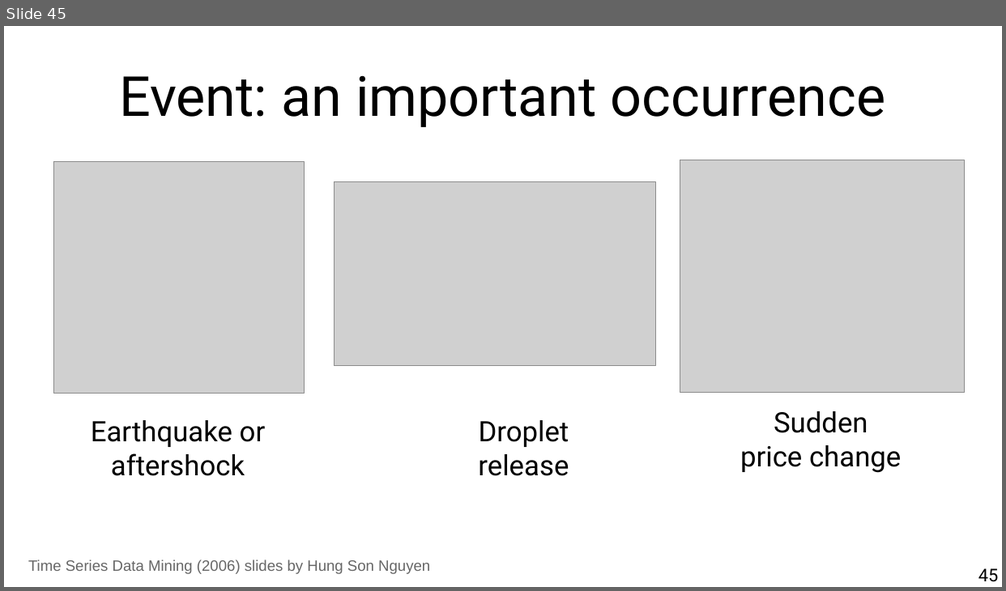
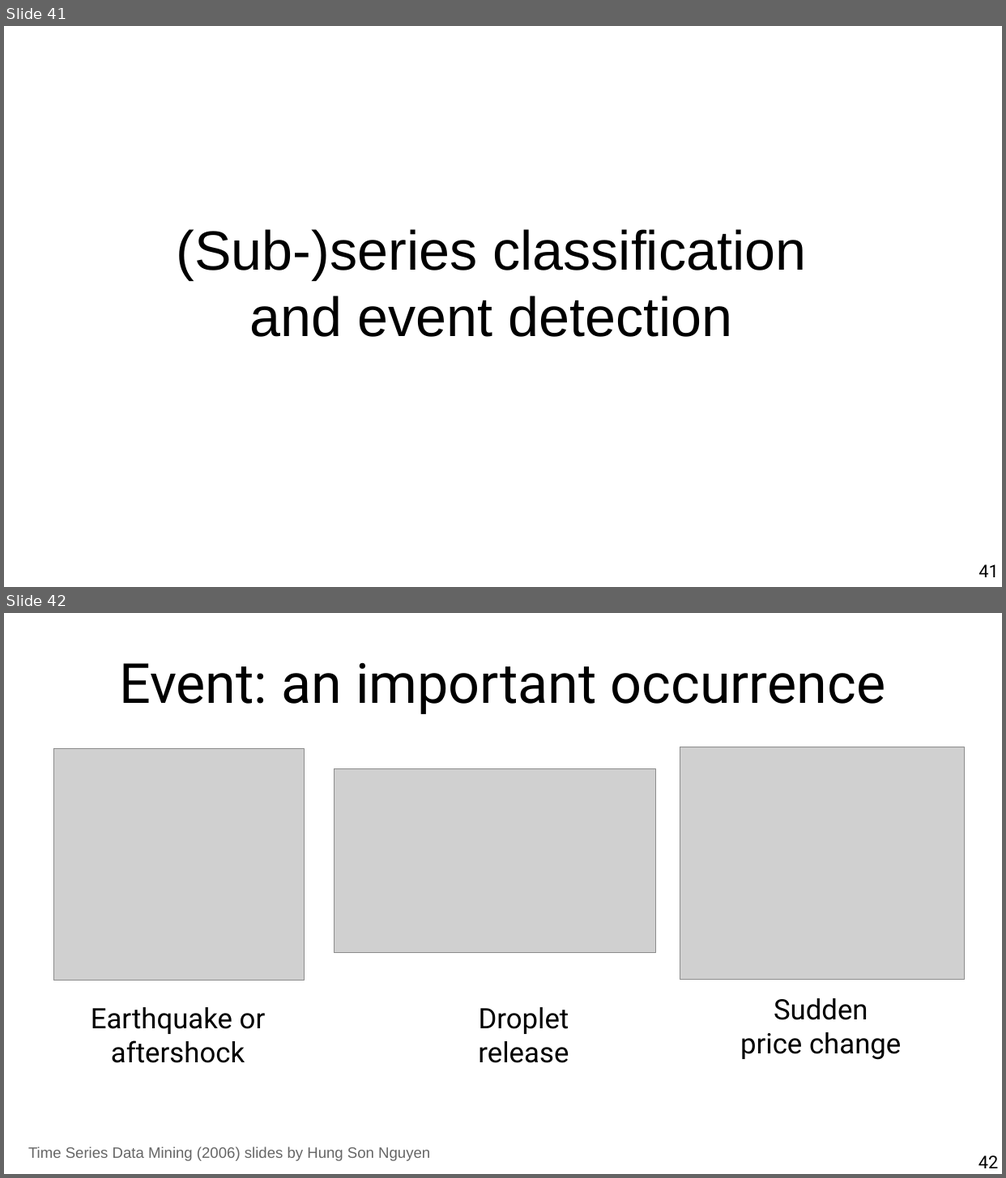
Before and after one commit to marco-calautti/data-mining-course, a slide deck: theory/tt11_time_series.odp. Shown one above the other, each under a label of ours: slide 45 before the commit, slides 41 and 42 after it. The pictures are 1006x591 and 1006x1178 pixels, drawn with LibreOffice and Linux fonts; fonts in the diff are those of the drawing; grey boxes stand for pictures. Boxes give left, top, right and bottom in pixels: in the first picture for what was removed or moved away, otherwise in the second. Text is boxed around its words. In the diff, an @@ line names an element or a change of style, - is before the commit and + after.

```diff
--- a/theory/tt11_time_series.odp
+++ b/theory/tt11_time_series.odp
@@ slide 41 added at bbox=[4, 26, 1002, 587], background #FFFFFF @@
@@ title added at bbox=[177, 229, 806, 337], 44 pt, text #000000 @@
+(Sub-)series classification
+and event detection
@@ page number added at bbox=[978, 565, 998, 578], 14 pt, text #000000 @@
+41
@@ what was slide 45 is now slide 42 @@
@@ page number at bbox=[978, 1156, 998, 1169]: text changed @@
-45
+42
```
Also in this commit, not shown: 7 slides changed, 1 other slide added, 7 slides removed.
